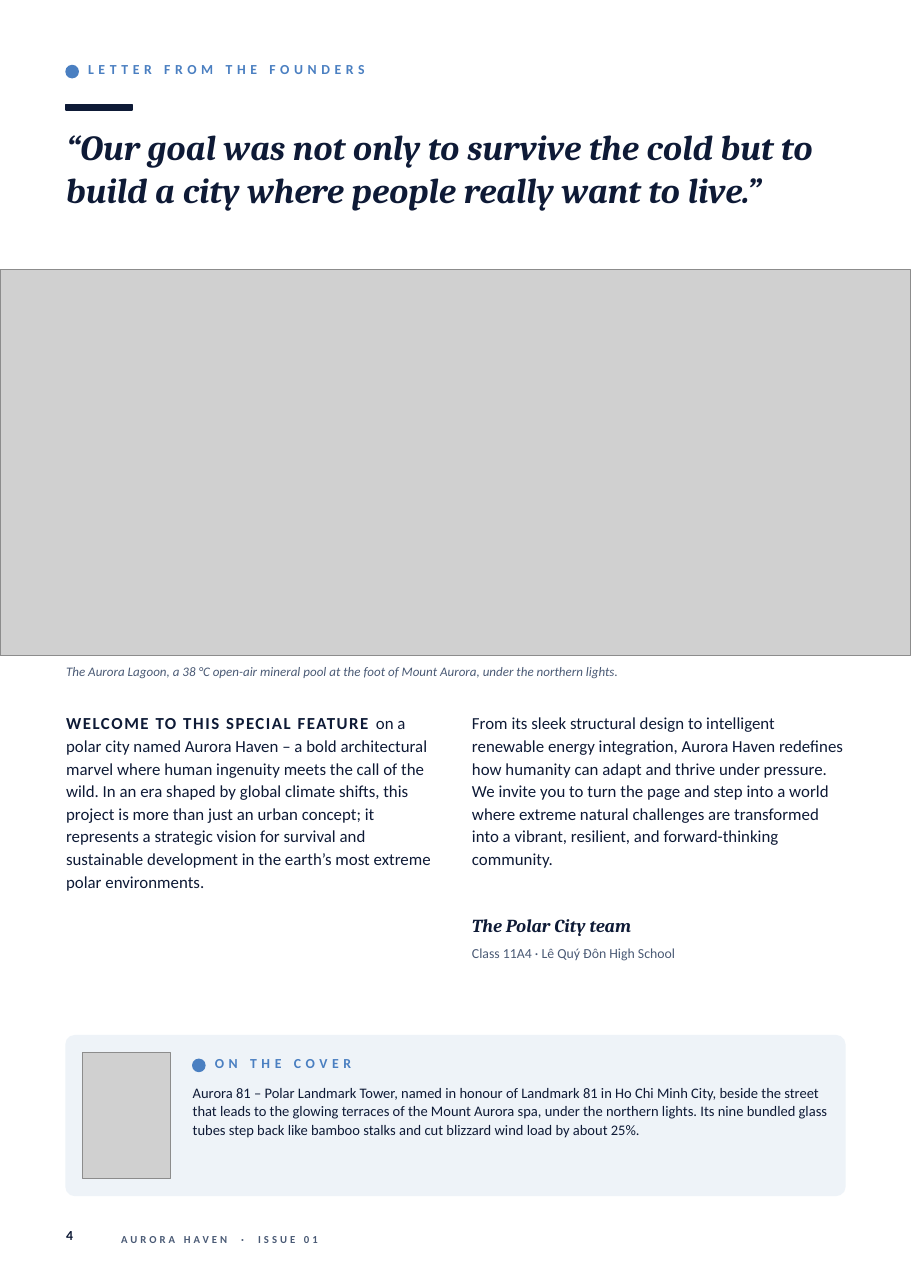
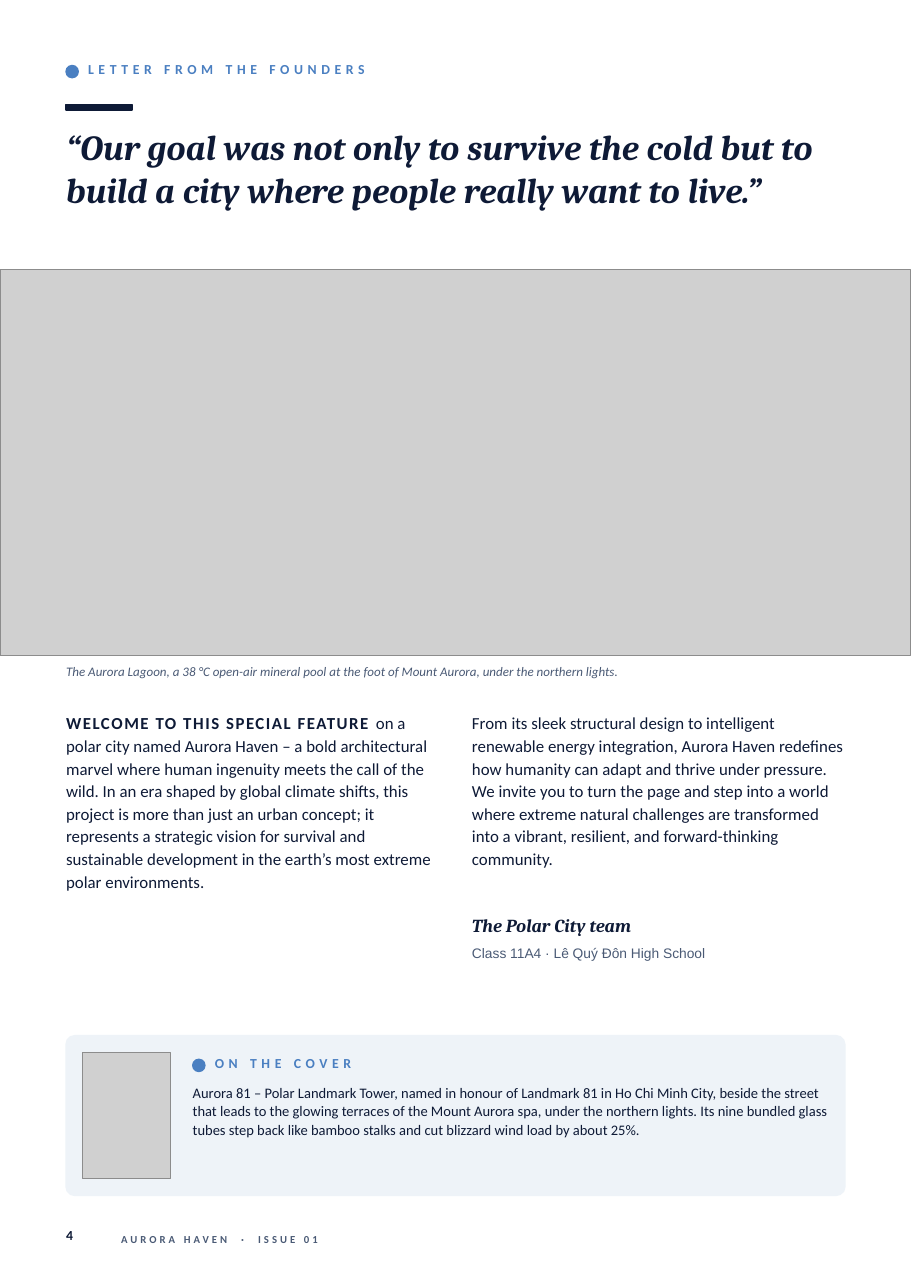
Before and after one commit to HiroKasumi-bit/chatbox-bi-n-o, a slide deck: slide 4 of output/Aurora_Haven_Magazine.pptx. Drawn at 911x1288 pixels with LibreOffice and Linux fonts; fonts in the diff are those of the drawing; grey boxes stand for pictures. Boxes give left, top, right and bottom in pixels: in the first picture for what was removed or moved away, otherwise in the second. Text is boxed around its words. In the diff, an @@ line names an element or a change of style, - is before the commit and + after.

```diff
--- a/output/Aurora_Haven_Magazine.pptx
+++ b/output/Aurora_Haven_Magazine.pptx
@@ text "Class 11A4 · Lê Quý ..." at [472,948,705,961]: font Calibri to Arial @@
```
Also in this commit, not shown: 2 other slides changed, 3 other files.
